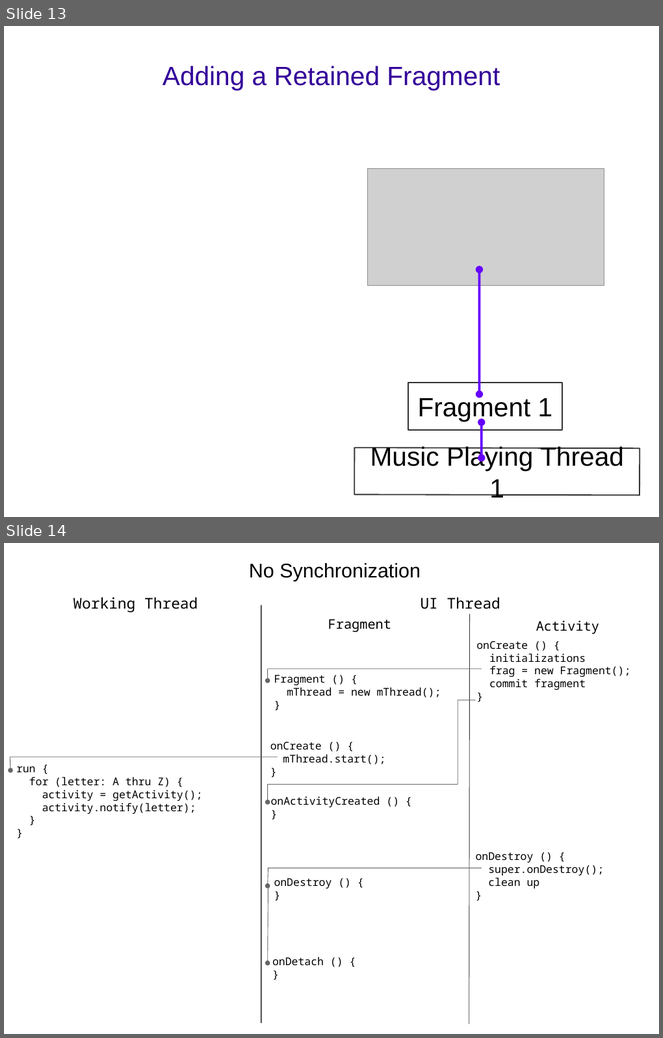
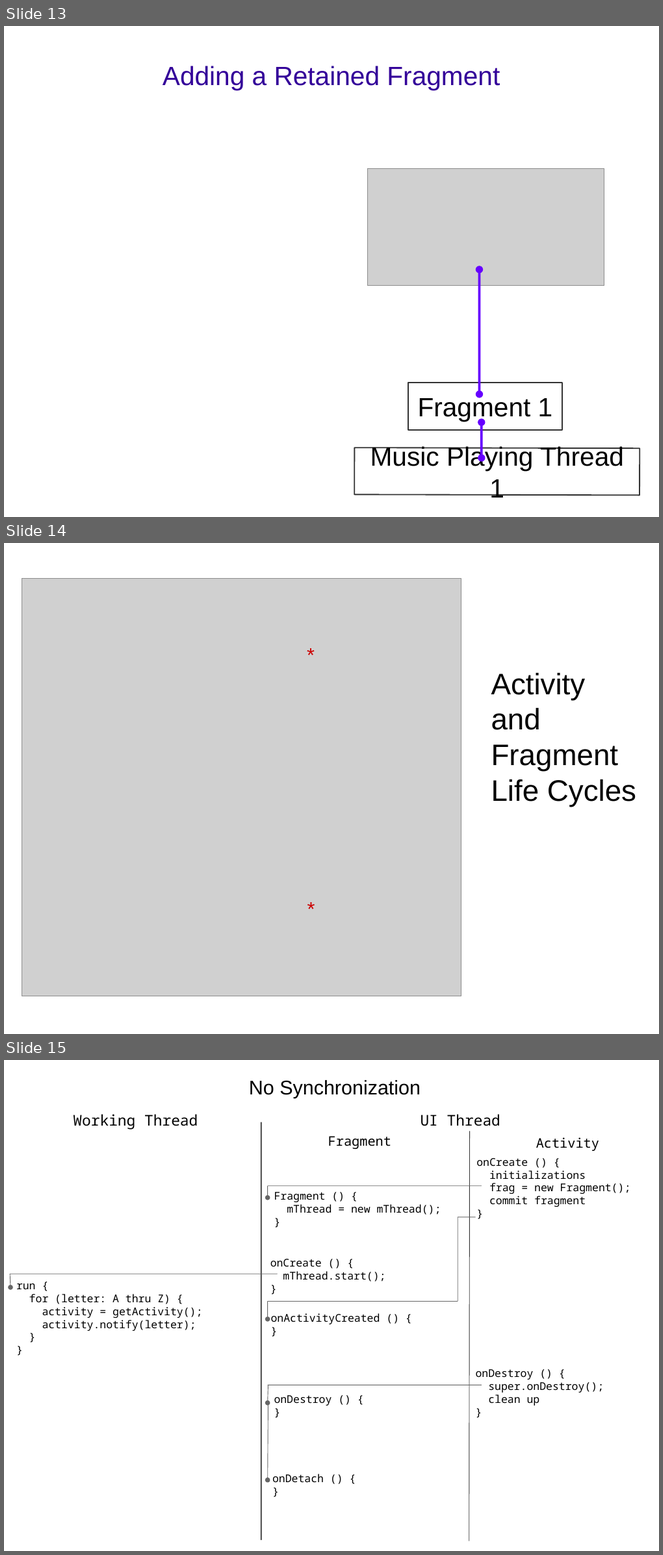
Before and after one commit to flocela/RFragmentWithThread, a slide deck: RFragmentWithThread.odp. Shown one above the other, each under a label of ours: slides 13 and 14 before the commit, slides 13, 14 and 15 after it. The pictures are 663x1038 and 663x1555 pixels, drawn with LibreOffice and Linux fonts; fonts in the diff are those of the drawing; grey boxes stand for pictures. Boxes give left, top, right and bottom in pixels: in the first picture for what was removed or moved away, otherwise in the second. Text is boxed around its words. In the diff, an @@ line names an element or a change of style, - is before the commit and + after.

```diff
--- a/RFragmentWithThread.odp
+++ b/RFragmentWithThread.odp
@@ slide 14 added at [4, 543, 659, 1034], background #FFFFFF @@
@@ picture added at [22, 579, 462, 997] @@
@@ text added at [301, 639, 321, 667], 24 pt, text #CC0000 @@
+*
@@ text added at [492, 673, 636, 807], 36 pt, text #000000 @@
+Activity
+and
+Fragment
+Life Cycles
@@ text added at [302, 894, 321, 922], 24 pt, text #CC0000 @@
+*
@@ what was slide 14 is now slide 15 @@
```
Also in this commit, not shown: 1 slide changed, 1 other slide added, 1 slide removed, 7 other files.
